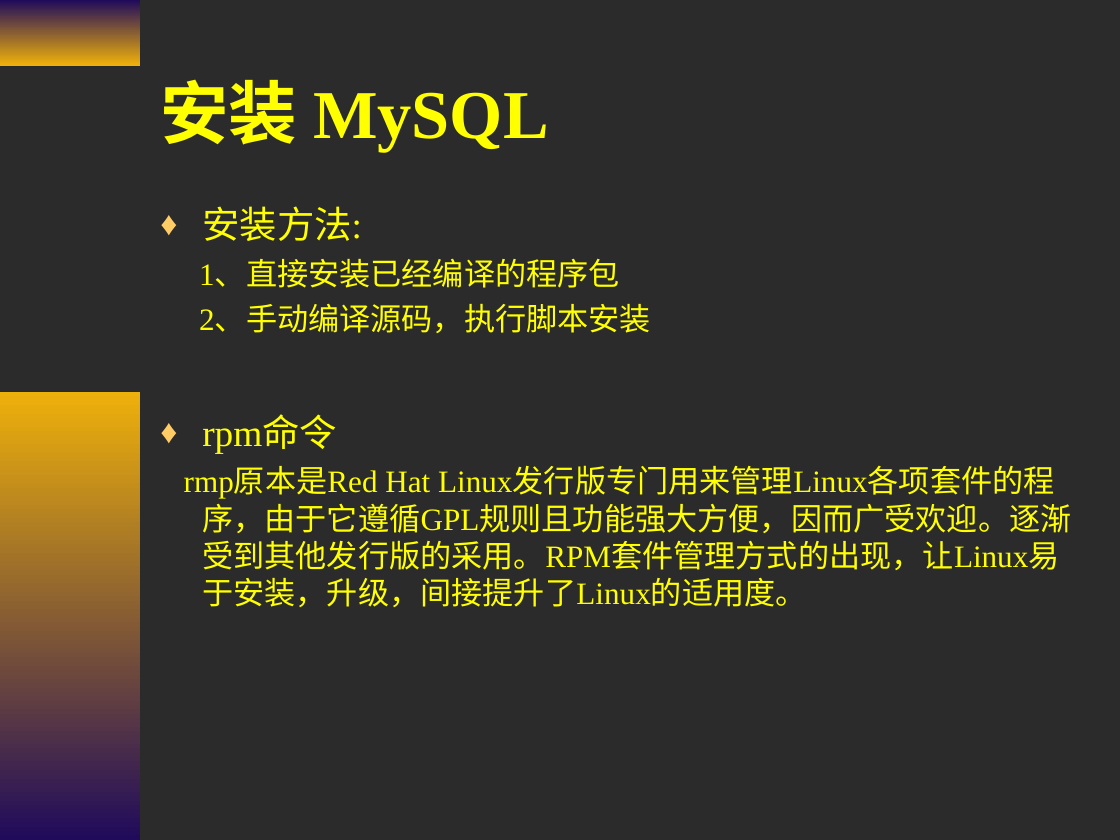
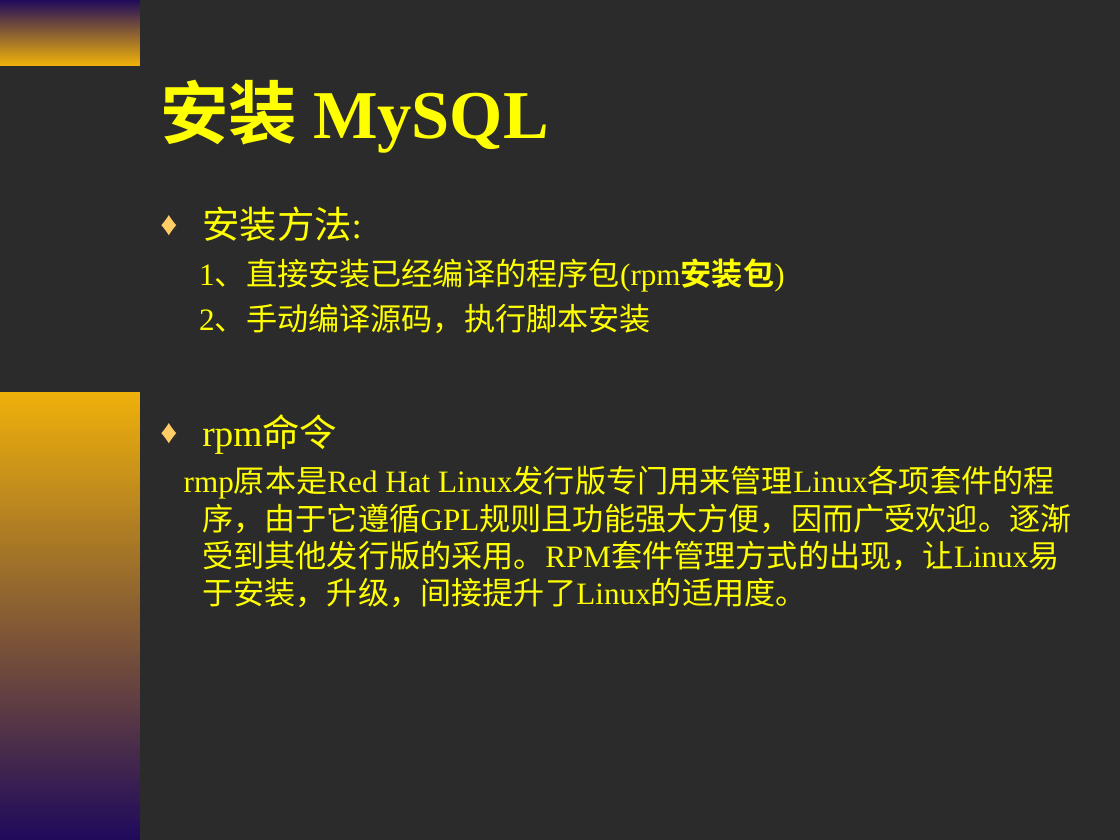
Before and after one commit to cash2one/ekproject, a slide deck: slide 58 of workSpace/temp/资料/复件 第二章 Linux常用命令.ppt (slide 59 before the commit). Drawn at 1120x840 pixels with LibreOffice and Linux fonts; fonts in the diff are those of the drawing; background and template pictures are left out; a plain dark background stands for a picture behind light text. Boxes give left, top, right and bottom in pixels: in the first picture for what was removed or moved away, otherwise in the second. Text is boxed around its words. In the diff, an @@ line names an element or a change of style, - is before the commit and + after.

```diff
--- a/workSpace/temp/资料/复件 第二章 Linux常用命令.ppt
+++ b/workSpace/temp/资料/复件 第二章 Linux常用命令.ppt
@@ text at <box>199,260,784,290</box>: text changed @@
-1、直接安装已经编译的程序包
+1、直接安装已经编译的程序包(rpm安装包)
```
Also in this commit, not shown: 3 other slides changed, 1 slide added, 1 slide removed.
